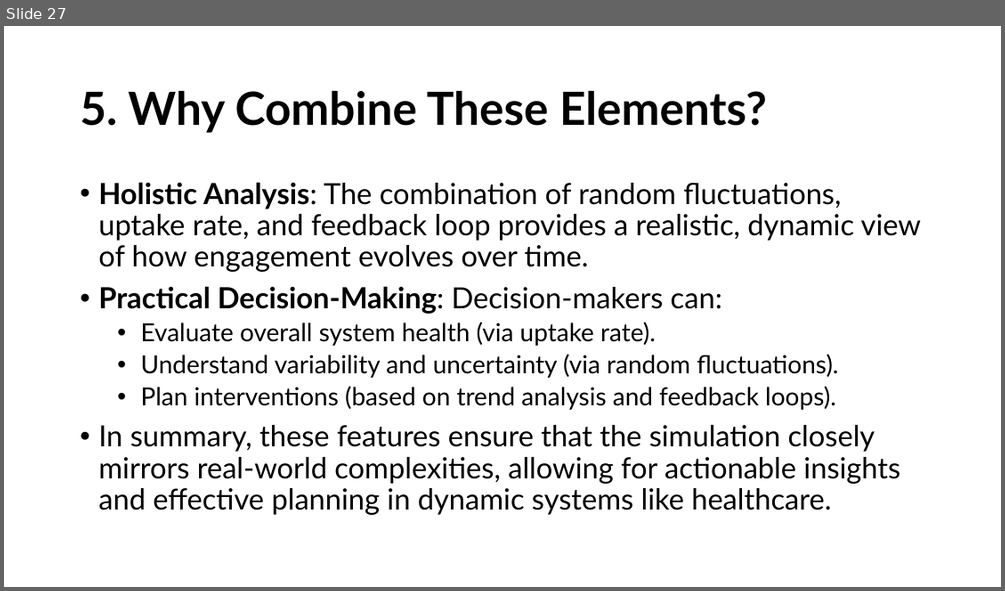
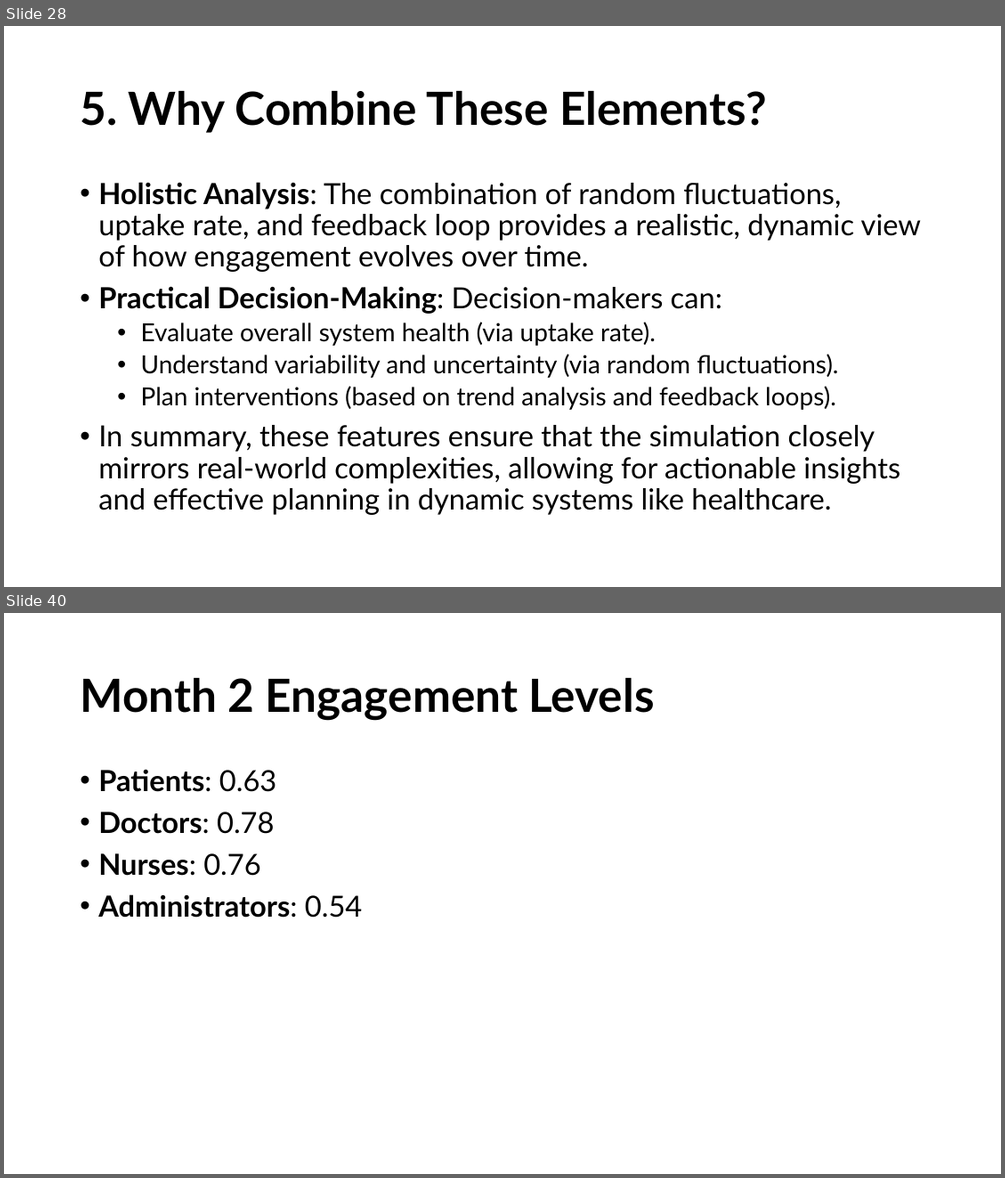
Before and after one commit to HeiderJeffer/Modeling-for-Societal-Complexity-in-Healthcare, a slide deck: Background and motivation.pptx. Shown one above the other, each under a label of ours: slide 27 before the commit, slides 28 and 40 after it; the slides between them are not shown. The pictures are 1005x591 and 1005x1178 pixels, drawn with LibreOffice and Linux fonts; fonts in the diff are those of the drawing. Boxes give left, top, right and bottom in pixels: in the first picture for what was removed or moved away, otherwise in the second. Text is boxed around its words. In the diff, an @@ line names an element or a change of style, - is before the commit and + after.

```diff
--- a/Background and motivation.pptx
+++ b/Background and motivation.pptx
@@ slide 40 added at [4,613,1001,1174], background #FFFFFF @@
@@ title added at [80,678,655,720], 44 pt, text #000000, bold @@
+Month 2 Engagement Levels
@@ text added at [98,769,362,917], 28 pt, text #000000, bold @@
+• Patients: 0.63
+• Doctors: 0.78
+• Nurses: 0.76
+• Administrators: 0.54
@@ what was slide 27 is now slide 28 @@
```
Also in this commit, not shown: 2 slides changed, 22 other slides added, 1 other file.
